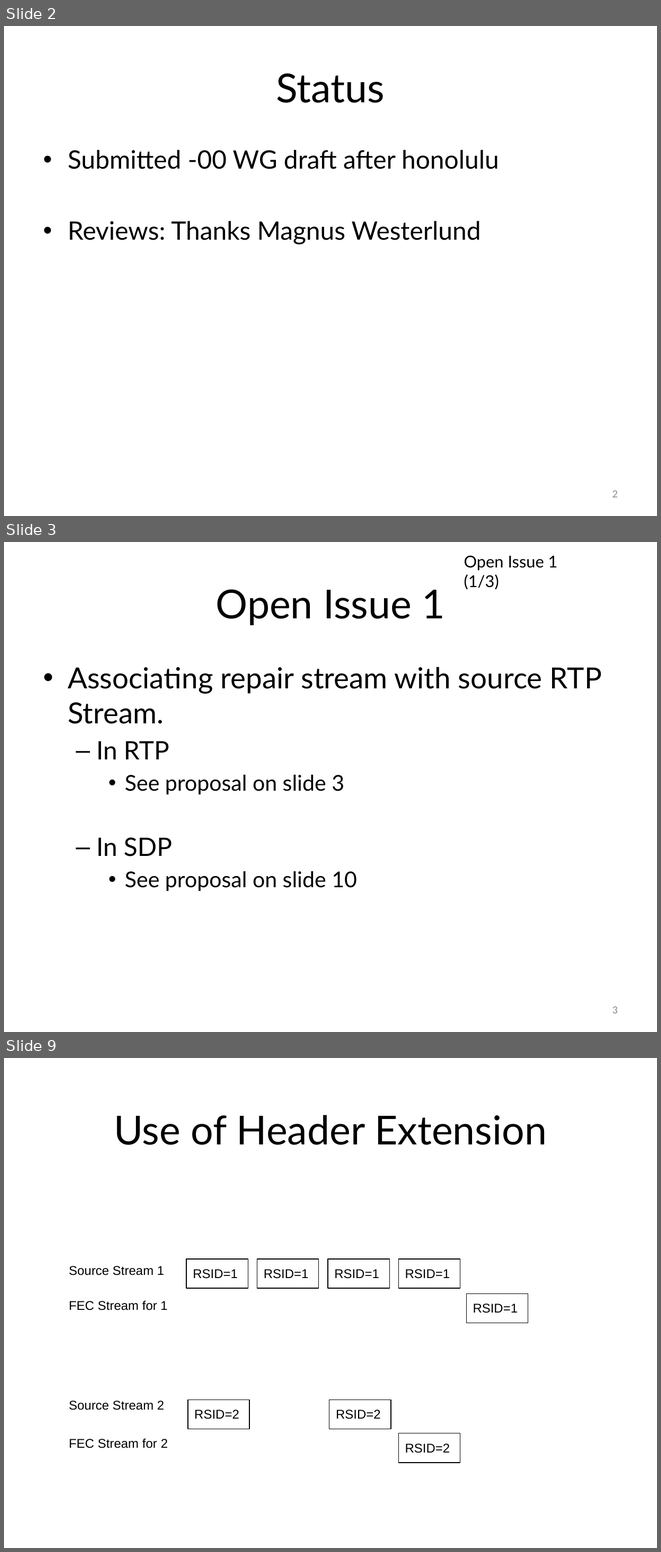
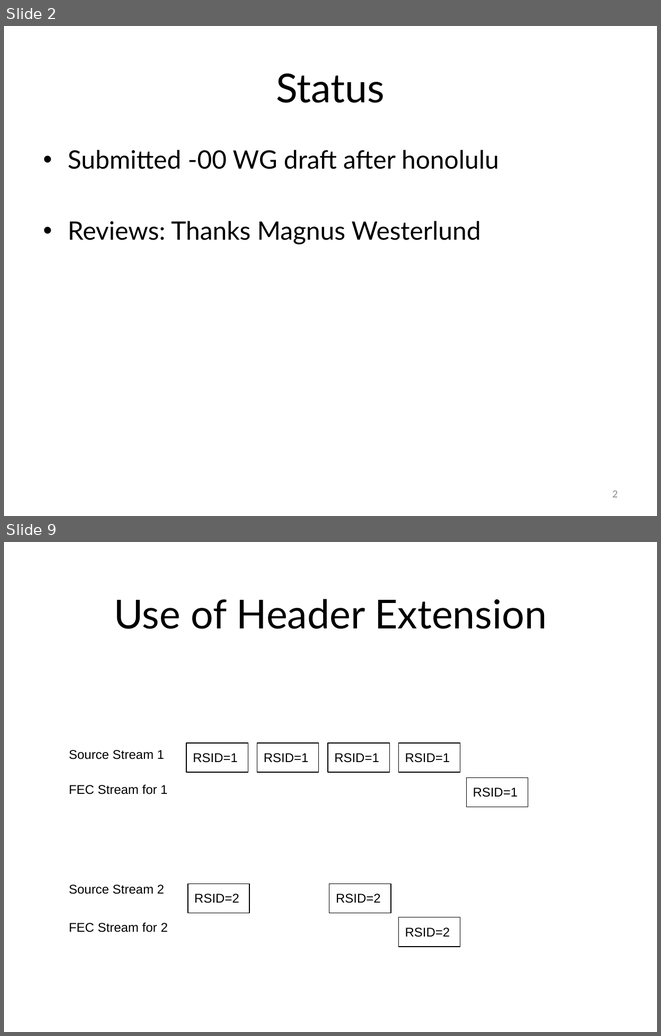
Before and after one commit to vr000m/payload-1d2d-parity-fec, a slide deck: 1d2d/presentations/92-payload-flexible-fec.pptx. Shown one above the other, each under a label of ours: slides 2, 3 and 9 before the commit, slides 2 and 9 after it; the slides between them are not shown. The pictures are 661x1552 and 661x1036 pixels, drawn with LibreOffice and Linux fonts; fonts in the diff are those of the drawing. Boxes give left, top, right and bottom in pixels: in the first picture for what was removed or moved away, otherwise in the second. Text is boxed around its words. In the diff, an @@ line names an element or a change of style, - is before the commit and + after.

```diff
--- a/1d2d/presentations/92-payload-flexible-fec.pptx
+++ b/1d2d/presentations/92-payload-flexible-fec.pptx
@@ slide 3 removed at [4, 542, 657, 1032], background #FFFFFF @@
@@ text removed at [464, 555, 558, 590] @@
-Open Issue 1 (1/3)
@@ title removed at [216, 589, 445, 625] @@
-Open Issue 1
@@ text removed at [68, 667, 602, 891] @@
-• Associating repair stream with source RTP Stream.
-  – In RTP
-    • See proposal on slide 3
-  – In SDP
-    • See proposal on slide 10
@@ page number removed at [612, 1006, 618, 1013] @@
-3
```
Also in this commit, not shown: 6 slides changed, 1 other file.
